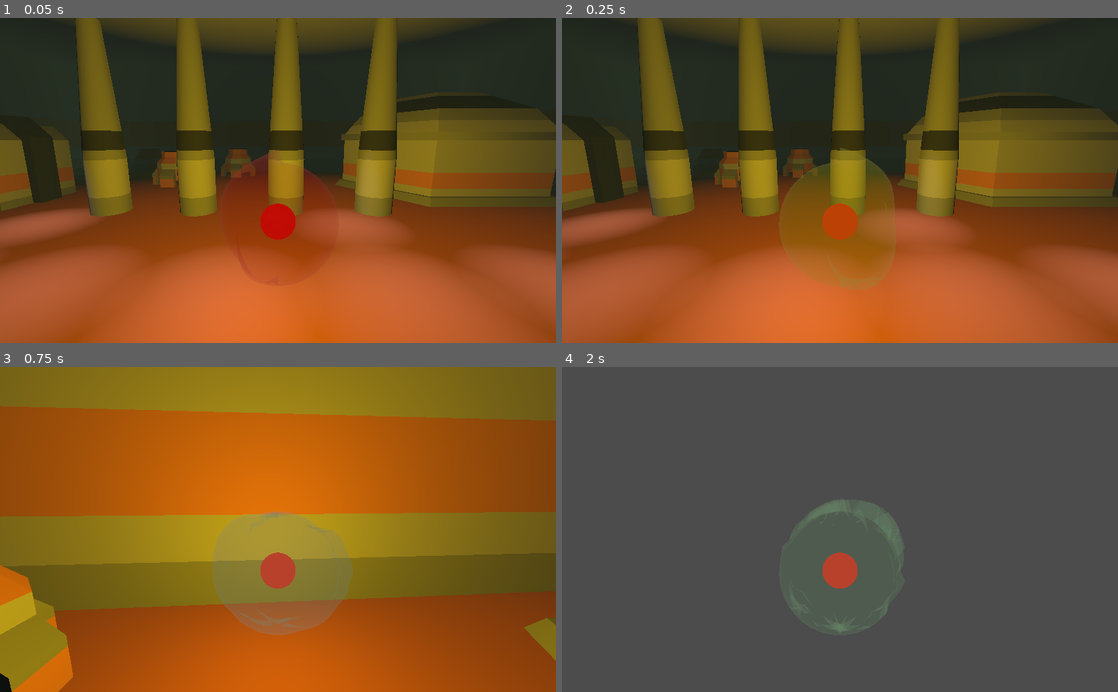
Above: before the commit, frames 1-4 (two rows, left to right).
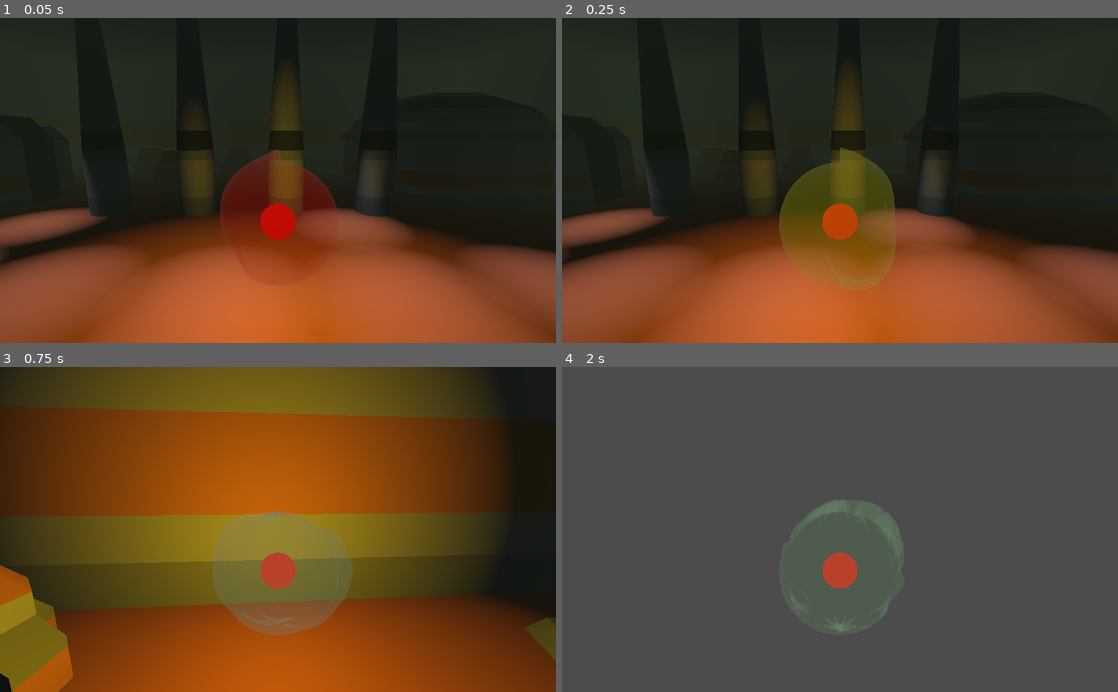
Above: after the commit, the same moments.

Repository: TheCubeOfFire/GGJ2022-Codename-OmeletteDuFromage
Game: Godot game, scene res://Assets/Level/main_menu.tscn
The game is run twice, just before and just after one commit, with the same random seed, the same clock (stepped at 60 frames per second) and the same inputs.
Inputs (mouse positions are in pixels of both pictures, inside the frame that each line leads up to):
- Up to frame 1 (0.05 s): no input
- Up to frame 2 (0.25 s): no input
- Up to frame 3 (0.75 s): move the mouse to (305, 529) at 0.52 s; click (305, 529) at 0.6 s
- Up to frame 4 (2 s): tap Enter at 1.25 s; move the mouse to (812, 529) at 1.27 s; click (812, 529) at 1.35 s

The runs differ from the first frame. In frame 1, 57% of the frame differs, in the area x 0-100%, y 0-100%; in frame 2, 57%; in frame 3, 85%; in frame 4, nothing differs.

Commit message:
fixed size of player and rnage of omni light

Diff:
--- a/assets/player/player.gd
+++ b/assets/player/player.gd
@@ -14,34 +14,34 @@
 onready var dash_timer := $DashTimer as Timer
 
 func _ready() -> void:
-	Input.set_mouse_mode(Input.MOUSE_MODE_CAPTURED)
-	var connect_error := dash_timer.connect("timeout", self, "_enable_dash")
-	if connect_error != OK:
-		push_error("Error connecting dash timer")
+    Input.set_mouse_mode(Input.MOUSE_MODE_CAPTURED)
+    var connect_error := dash_timer.connect("timeout", self, "_enable_dash")
+    if connect_error != OK:
+        push_error("Error connecting dash timer")
 
 func _physics_process(delta: float) -> void:
-	var direction := Vector3.FORWARD.rotated(Vector3.UP, rotation.y)
+    var direction := Vector3.FORWARD.rotated(Vector3.UP, rotation.y)
 
-	var drag := -DRAG_FACTOR * velocity
+    var drag := -DRAG_FACTOR * velocity
 
-	if Input.get_mouse_mode() == Input.MOUSE_MODE_CAPTURED:
-		if can_dash and Input.is_action_just_pressed("dash"):
-			can_dash = false
-			dash_timer.start()
-			velocity += DASH_ACCELERATION * direction * delta
+    if Input.get_mouse_mode() == Input.MOUSE_MODE_CAPTURED:
+        if can_dash and Input.is_action_just_pressed("dash"):
+            can_dash = false
+            dash_timer.start()
+            velocity += DASH_ACCELERATION * direction * delta
 
-	velocity = move_and_slide(velocity, Vector3.UP)
-	velocity += drag * delta
+    velocity = move_and_slide(velocity, Vector3.UP)
+    velocity += drag * delta
 
 func _input(event: InputEvent) -> void:
-	if Input.get_mouse_mode() == Input.MOUSE_MODE_CAPTURED:
-		if event is InputEventMouseMotion and Input.get_mouse_mode() == Input.MOUSE_MODE_CAPTURED:
-			_rotate_camera(event.relative.y, event.relative.x, -MOUSE_SENSIVITY * get_physics_process_delta_time())
+    if Input.get_mouse_mode() == Input.MOUSE_MODE_CAPTURED:
+        if event is InputEventMouseMotion and Input.get_mouse_mode() == Input.MOUSE_MODE_CAPTURED:
+            _rotate_camera(event.relative.y, event.relative.x, -MOUSE_SENSIVITY * get_physics_process_delta_time())
 
 func _rotate_camera(rx: float, ry: float, scale: float) -> void:
-	camera_target.rotate_x(deg2rad(rx * scale))
-	camera_target.rotation.x = clamp(camera_target.rotation.x, - PI / 2.0, PI / 2.0)
-	self.rotate_y(deg2rad(ry * scale))
+    camera_target.rotate_x(deg2rad(rx * scale))
+    camera_target.rotation.x = clamp(camera_target.rotation.x, - PI / 2.0, PI / 2.0)
+    self.rotate_y(deg2rad(ry * scale))
 
 func _enable_dash() -> void:
-	can_dash = true
+    can_dash = true
--- a/assets/player/player.tscn
+++ b/assets/player/player.tscn
@@ -7,6 +7,7 @@
 [sub_resource type="SphereShape" id=6]
 
 [node name="Player" type="KinematicBody"]
+transform = Transform( 0.5, 0, 0, 0, 0.5, 0, 0, 0, 0.5, 0, 0, 0 )
 script = ExtResource( 1 )
 
 [node name="blobMeshInstance" parent="." instance=ExtResource( 3 )]
--- a/assets/player/player_light.gd
+++ b/assets/player/player_light.gd
@@ -18,28 +18,28 @@
 
 
 func _ready() -> void:
-	pass
+    pass
 
 
 func _process(delta: float) -> void:
-	if current_life <= 0.0:
-		return
+    if current_life <= 0.0:
+        return
 
-	_update_current_life(delta)
-	_update_light_intensity()
+    _update_current_life(delta)
+    _update_light_intensity()
 
-	if current_life <= 0.0:
-		emit_signal("on_die")
+    if current_life <= 0.0:
+        emit_signal("on_die")
 
 
 func modify_life(modification: float) -> void:
-	current_life += modification
-	current_life = clamp(current_life, 0.0, max_life)
+    current_life += modification
+    current_life = clamp(current_life, 0.0, max_life)
 
 
 func _update_current_life(delta: float) -> void:
-	modify_life(-life_loss_per_second * delta)
+    modify_life(-life_loss_per_second * delta)
 
 
 func _update_light_intensity() -> void:
-	light.light_energy = light_intensity_curve.interpolate(current_life / max_life)
+    light.light_energy = light_intensity_curve.interpolate(current_life / max_life)
--- a/assets/player/player_light.tscn
+++ b/assets/player/player_light.tscn
@@ -12,3 +12,4 @@
 
 [node name="OmniLight" type="OmniLight" parent="."]
 light_color = Color( 0.960784, 0.772549, 0.0431373, 1 )
+omni_range = 2.0
